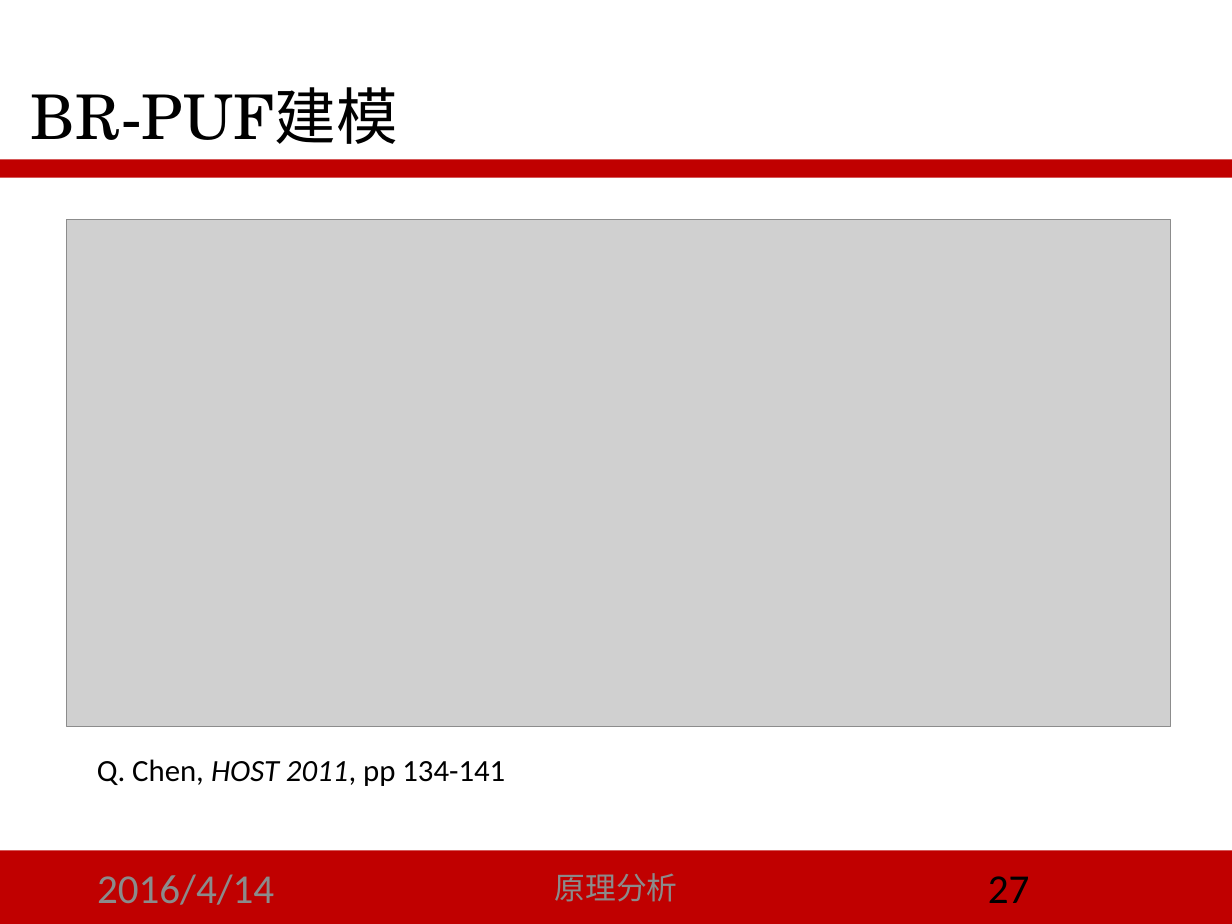
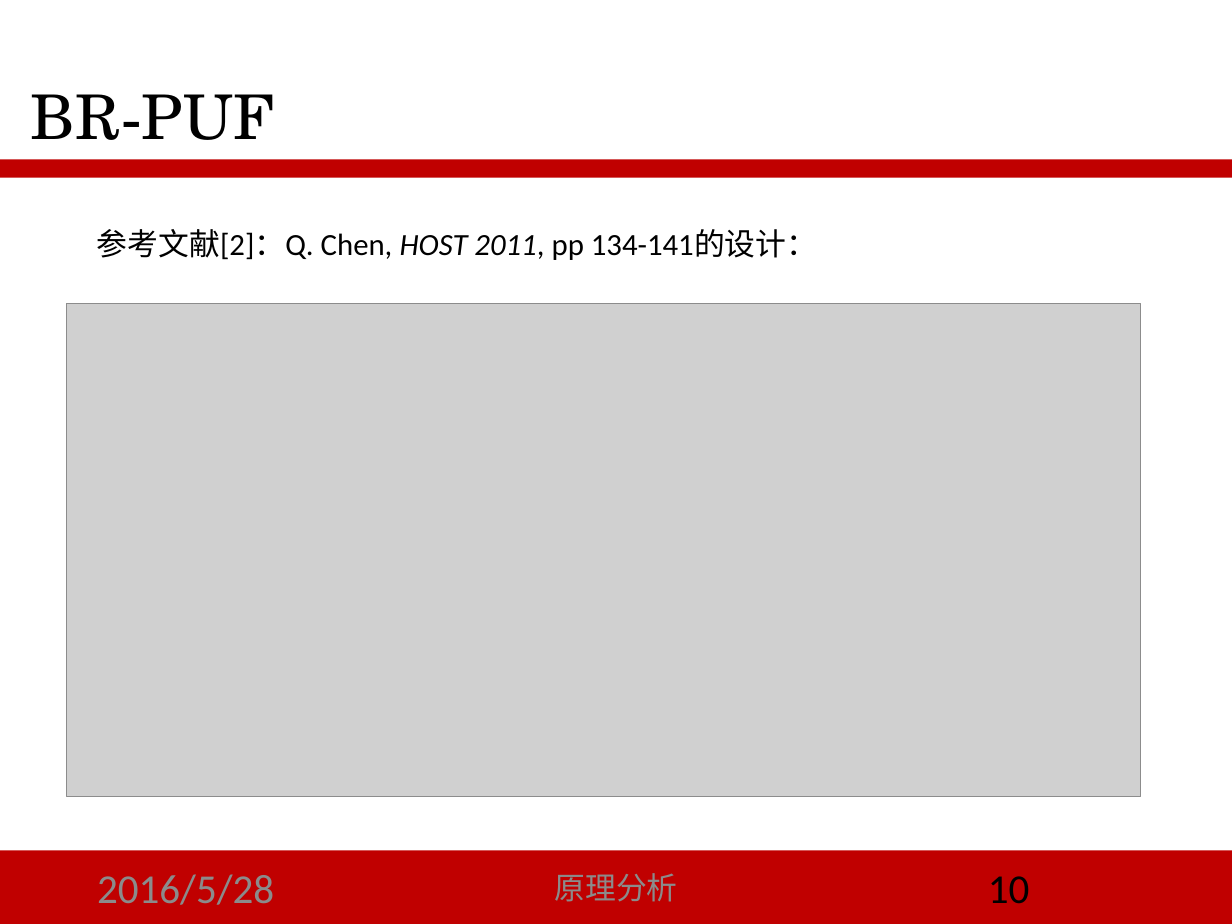
Before and after one commit to LoSealL/masterthesis, a slide deck: slide 10 of 答辩/script_02.pptx (slide 27 before the commit). Drawn at 1232x924 pixels with LibreOffice and Linux fonts; fonts in the diff are those of the drawing; grey boxes stand for pictures. Boxes give left, top, right and bottom in pixels: in the first picture for what was removed or moved away, otherwise in the second. Text is boxed around its words. In the diff, an @@ line names an element or a change of style, - is before the commit and + after.

```diff
--- a/答辩/script_02.pptx
+++ b/答辩/script_02.pptx
@@ title at (31,94,275,140): text changed @@
-BR-PUF建模
+BR-PUF
@@ text at (97,229,817,260): text changed @@
-Q. Chen, HOST 2011, pp 134-141
+参考文献[2]：Q. Chen, HOST 2011, pp 134-141的设计：
@@ picture: place and size @@
-picture at (67,219,1170,727)
+picture at (67,303,1141,796)
@@ text at (97,874,274,905): text changed @@
-2016/4/14
+2016/5/28
@@ page number at (988,876,1030,904): text changed @@
-27
+10
```
Also in this commit, not shown: 26 other slides changed, 7 slides added, 24 slides removed, 5 other files.
